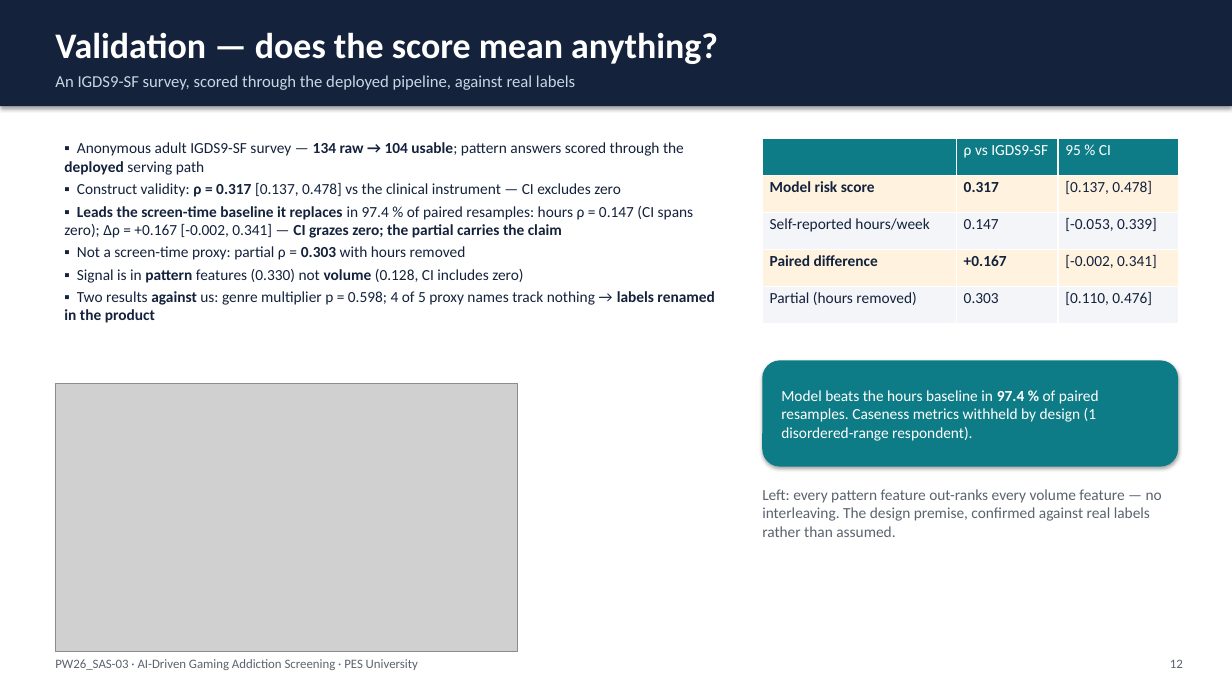
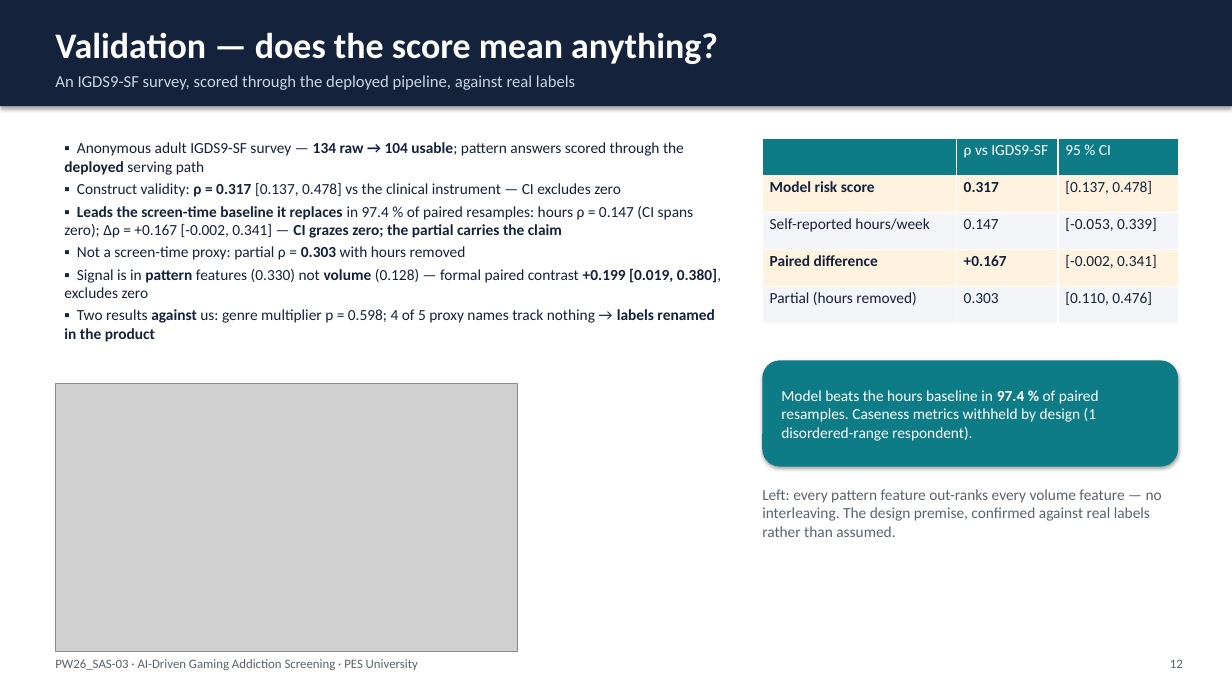
Before and after one commit to kaustubhagarwal21/gaming-addiction-detection-capstone, a slide deck: slide 12 of docs/DEFENSE_DECK.pptx. Drawn at 1232x693 pixels with LibreOffice and Linux fonts; fonts in the diff are those of the drawing; grey boxes stand for pictures. Boxes give left, top, right and bottom in pixels: in the first picture for what was removed or moved away, otherwise in the second. Text is boxed around its words. In the diff, an @@ line names an element or a change of style, - is before the commit and + after.

```diff
--- a/docs/DEFENSE_DECK.pptx
+++ b/docs/DEFENSE_DECK.pptx
@@ text at bbox=[64, 268, 721, 298]: text changed @@
-▪ Signal is in pattern features (0.330) not volume (0.128, CI includes zero)
+▪ Signal is in pattern features (0.330) not volume (0.128) — formal paired contrast +0.199 [0.019, 0.380], excludes zero
```
Also in this commit, not shown: 7 other files.
